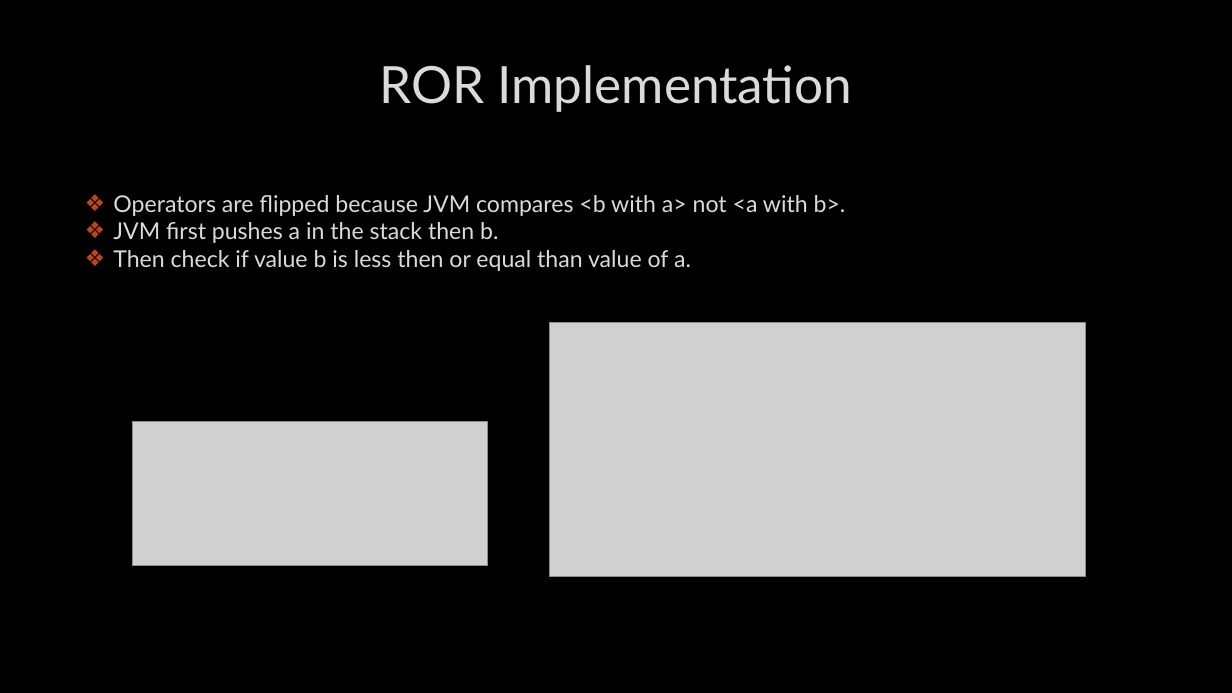
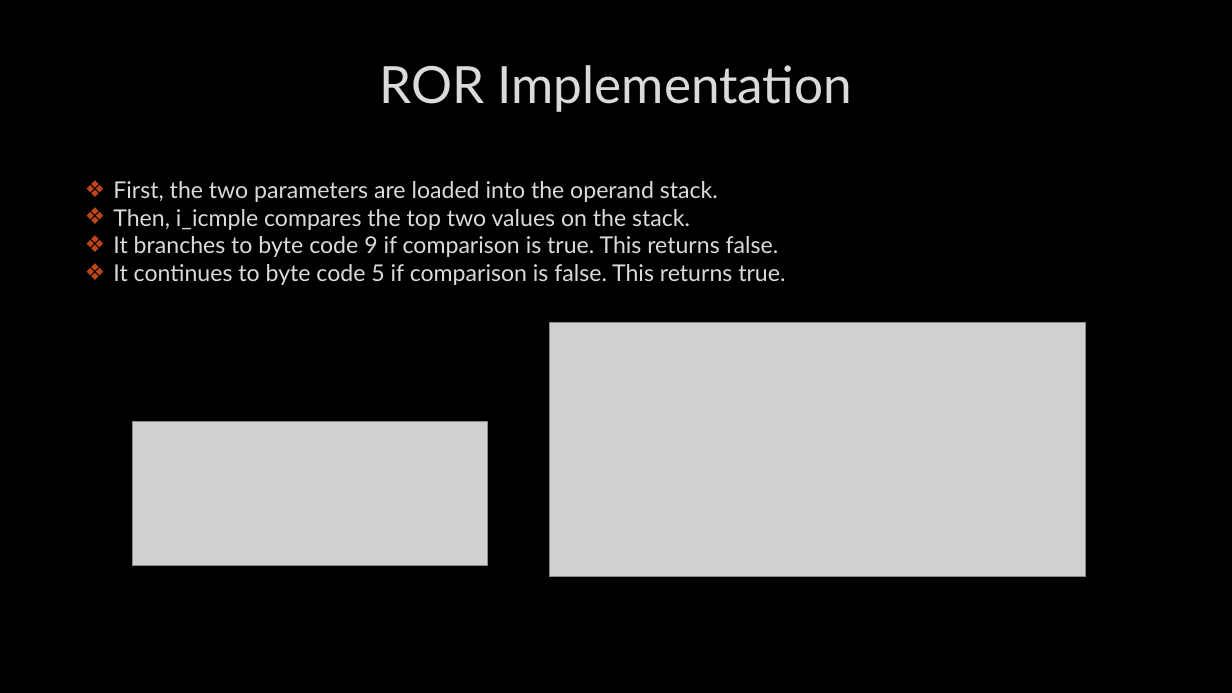
Before and after one commit to Oxiras/PIT, a slide deck: slide 14 of Presentation Midterm.pptx. Drawn at 1232x693 pixels with LibreOffice and Linux fonts; fonts in the diff are those of the drawing; grey boxes stand for pictures; background and template pictures are left out. Boxes give left, top, right and bottom in pixels: in the first picture for what was removed or moved away, otherwise in the second. Text is boxed around its words. In the diff, an @@ line names an element or a change of style, - is before the commit and + after.

```diff
--- a/Presentation Midterm.pptx
+++ b/Presentation Midterm.pptx
@@ text at box(113, 181, 785, 285): text changed @@
-❖ Operators are flipped because JVM compares <b with a> not <a with b>.
-❖ JVM first pushes a in the stack then b.
-❖ Then check if value b is less then or equal than value of a.
+❖ First, the two parameters are loaded into the operand stack.
+❖ Then, i_icmple compares the top two values on the stack.
+❖ It branches to byte code 9 if comparison is true. This returns false.
+❖ It continues to byte code 5 if comparison is false. This returns true.
```
Also in this commit, not shown: 1 other slide changed.
